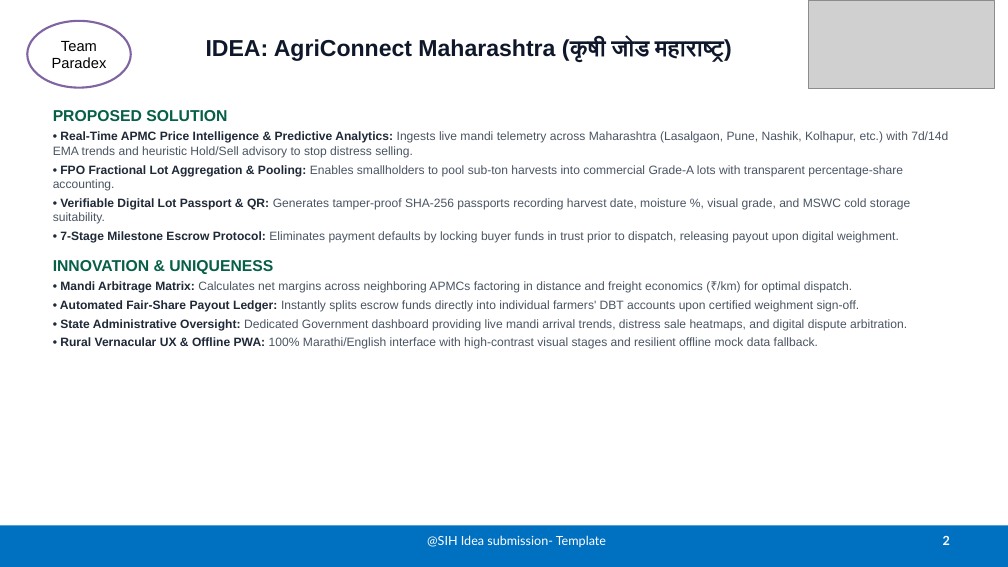
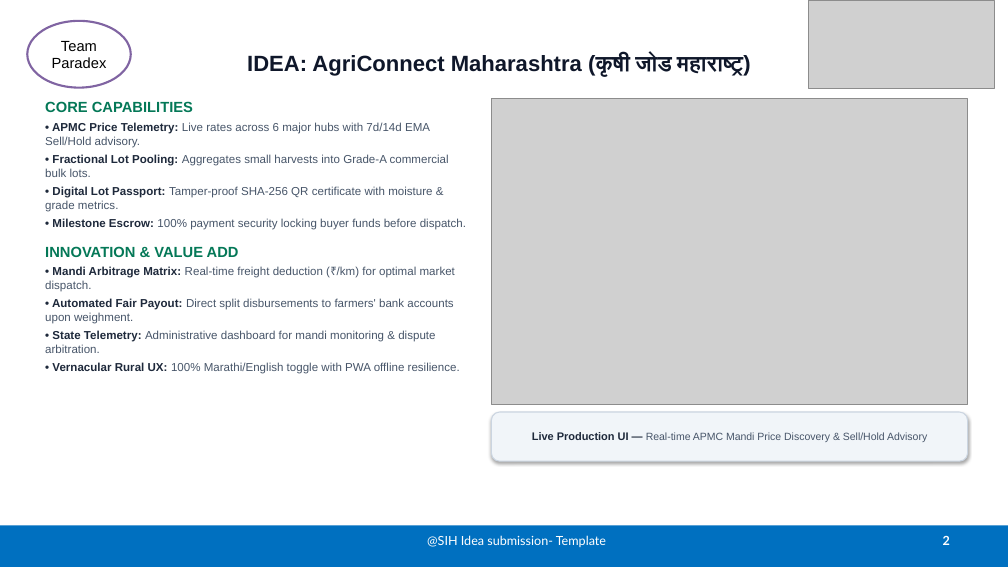
Before and after one commit to abdul-halik-ai/agriconnect-maharashtra, a slide deck: slide 2 of AgriConnect-Maharashtra-SIH2026-Presentation.pptx. Drawn at 1008x567 pixels with LibreOffice and Linux fonts; fonts in the diff are those of the drawing; grey boxes stand for pictures. Boxes give left, top, right and bottom in pixels: in the first picture for what was removed or moved away, otherwise in the second. Text is boxed around its words. In the diff, an @@ line names an element or a change of style, - is before the commit and + after.

Commit message:
feat: embed live project photos, architecture flowcharts, and crisp bullet cards in SIH pitch deck

```diff
--- a/AgriConnect-Maharashtra-SIH2026-Presentation.pptx
+++ b/AgriConnect-Maharashtra-SIH2026-Presentation.pptx
@@ title "IDEA: AgriConnect Maharashtra (कृषी जोड ...": place and size @@
-title "IDEA: AgriConnect Maharashtra (कृषी जोड ..." at (206,38,732,64)
+title "IDEA: AgriConnect Maharashtra (कृषी जोड ..." at (247,53,751,77)
@@ title "IDEA: AgriConnect Maharashtra (कृषी जोड ..." at (247,53,751,77): size 22 to 21 pt @@
@@ text at (45,101,466,374): text changed; size 11.5 to 11 pt; text colour #4B5563 to #475569 @@
-PROPOSED SOLUTION
-• Real-Time APMC Price Intelligence & Predictive Analytics: Ingests live mandi telemetry across Maharashtra (Lasalgaon, Pune, Nashik, Kolhapur, etc.) with 7d/14d EMA trends and heuristic Hold/Sell advisory to stop distress selling.
-• FPO Fractional Lot Aggregation & Pooling: Enables smallholders to pool sub-ton harvests into commercial Grade-A lots with transparent percentage-share accounting.
-• Verifiable Digital Lot Passport & QR: Generates tamper-proof SHA-256 passports recording harvest date, moisture %, visual grade, and MSWC cold storage suitability.
-• 7-Stage Milestone Escrow Protocol: Eliminates payment defaults by locking buyer funds in trust prior to dispatch, releasing payout upon digital weighment.
-INNOVATION & UNIQUENESS
-• Mandi Arbitrage Matrix: Calculates net margins across neighboring APMCs factoring in distance and freight economics (₹/km) for optimal dispatch.
-• Automated Fair-Share Payout Ledger: Instantly splits escrow funds directly into individual farmers' DBT accounts upon certified weighment sign-off.
-• State Administrative Oversight: Dedicated Government dashboard providing live mandi arrival trends, distress sale heatmaps, and digital dispute arbitration.
-• Rural Vernacular UX & Offline PWA: 100% Marathi/English interface with high-contrast visual stages and resilient offline mock data fallback.
+CORE CAPABILITIES
+• APMC Price Telemetry: Live rates across 6 major hubs with 7d/14d EMA Sell/Hold advisory.
+• Fractional Lot Pooling: Aggregates small harvests into Grade-A commercial bulk lots.
+• Digital Lot Passport: Tamper-proof SHA-256 QR certificate with moisture & grade metrics.
+• Milestone Escrow: 100% payment security locking buyer funds before dispatch.
+INNOVATION & VALUE ADD
+• Mandi Arbitrage Matrix: Real-time freight deduction (₹/km) for optimal market dispatch.
+• Automated Fair Payout: Direct split disbursements to farmers' bank accounts upon weighment.
+• State Telemetry: Administrative dashboard for mandi monitoring & dispute arbitration.
+• Vernacular Rural UX: 100% Marathi/English toggle with PWA offline resilience.
@@ picture added at (492,98,968,405) @@
@@ rounded rectangle added at (492,412,968,461), fill #F1F5F9, outline #CBD5E1 1 pt, 10 pt, text #475569 @@
+Live Production UI — Real-time APMC Mandi Price Discovery & Sell/Hold Advisory
```
Also in this commit, not shown: 5 other slides changed, 17 other files.
